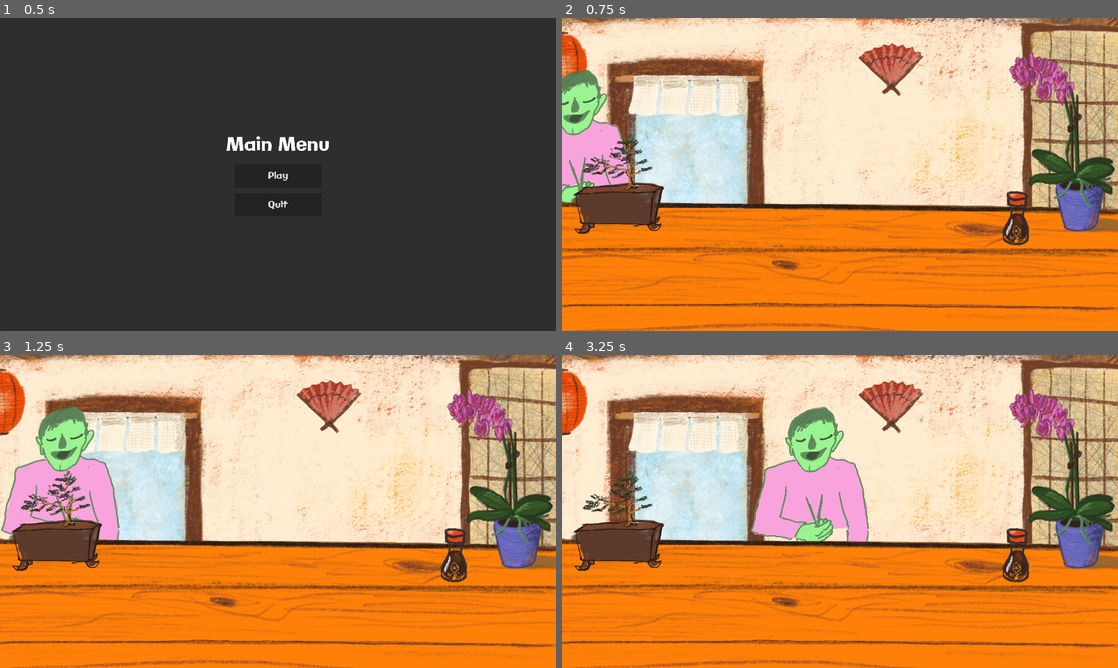
Above: before the commit, frames 1-4 (two rows, left to right).
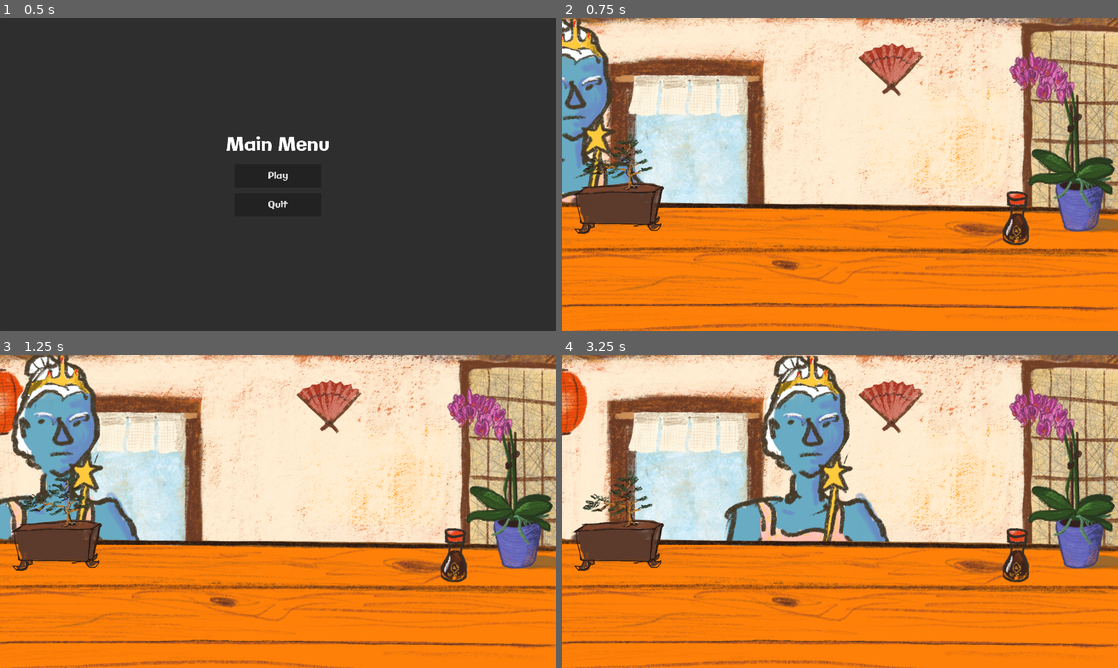
Above: after the commit, the same moments.

Repository: onadirli/secretsushi
Game: Godot game, scene res://scenes/menus/main_menu.tscn
Two runs of this game, one before a commit and one after it. Both use one fixed random seed, a clock stepped at 60 frames per second and the inputs below.
Inputs (mouse positions are in pixels of both pictures, inside the frame that each line leads up to):
- Up to frame 1 (0.5 s): no input
- Up to frame 2 (0.75 s): click "Play" at 0.5 s
- Up to frame 3 (1.25 s): no input
- Up to frame 4 (3.25 s): tap Enter at 1.25 s; move the mouse to (962, 495) at 1.27 s; click (962, 495) at 1.42 s; tap Space (chop) at 1.52, 2.27 s; move the mouse to (728, 527) at 2.02 s; click (728, 527) at 2.17 s; move the mouse to (895, 442) at 2.77 s; click (895, 442) at 2.92 s

Frame 1 is identical in both runs. In frame 2, 4.9% of the frame differs, in the area x 0-16%, y 0-60%; in frame 3, 8.5%; in frame 4, 10%, in the area x 29-59%, y 0-61%.

Commit message:
adds endgame states

Diff:
--- a/scenes/customer_queue.gd
+++ b/scenes/customer_queue.gd
@@ -9,9 +9,18 @@
 	preload("res://scenes/chop/chop.tscn"),
 	preload("res://scenes/chopper/board.tscn")
 ]
+
+var customers: Array[CustomerSprites] = [
+	preload("res://custom_resources/devon.tres"),
+	preload("res://custom_resources/princess_puddles.tres"),
+	preload("res://custom_resources/rahul.tres"),
+	preload("res://custom_resources/skelex.tres"),
+	preload("res://custom_resources/thief.tres"),
+]
+
 const aquarium = preload("res://scenes/aquarium/aquarium.tscn")
 const animated_label = preload("res://scenes/animated_label.tscn")
-var curr_customer = null
+var curr_customer = 0
 
 var game_state: State = State.CustomerWalkingIn
 var minigame = null
@@ -21,9 +30,9 @@
 
 # Called when the node enters the scene tree for the first time.
 func _ready() -> void:
-	curr_customer = $Customer
 	Signals.minigame_over.connect(minigame_over)
 	minigame = $RiceGame
+	make_new_customer()
 
 # Called every frame. 'delta' is the elapsed time since the previous frame.
 func _process(delta: float) -> void:
@@ -42,8 +51,8 @@
 		if p == CUSTOMER_END_PROGRESS:
 			progress_game_state()
 
-	curr_customer.position = $CustomerPath/Follower.position
-	#if curr_customer_target_progress == CUSTOMER_CENTER_PROGRESS:
+	$Customer.position = $CustomerPath/Follower.position
+	#if $Customer_target_progress == CUSTOMER_CENTER_PROGRESS:
 
 
 func camera_down():
@@ -53,7 +62,6 @@
 func camera_up():
 	var t = create_tween()
 	t.tween_property($Camera2D, "position", $CameraStartingPosition.position, 0.5)
-	t.tween_callback(progress_game_state)
 
 
 func progress_game_state():
@@ -70,6 +78,7 @@
 				curr_minigame = 0
 				new_day()
 				minigames.shuffle()
+				customers.shuffle()
 
 
 			$CustomerPath/Follower.progress = 0
@@ -98,8 +107,9 @@
 	$Camera2D.add_child(l)
 
 func make_new_customer():
-	#TODO
-	pass
+	curr_customer += 1
+	$Customer.texture = customers[curr_customer].walk
+	$Camera2D/OppPortrait.texture = customers[curr_customer].portrait
 
 func make_new_minigame():
 	var scene = minigames[curr_minigame]
@@ -114,11 +124,34 @@
 	add_child(s)
 	minigame = s
 
+func delete_minigame():
+	if minigame != null:
+		minigame.queue_free()
 
 func minigame_over(score: int):
 	if game_state != State.CookingMinigame:
 		return
-	if minigame != null:
-		minigame.queue_free()
+
+	if score == 0:
+		$Camera2D/ResultBackground.texture = preload("res://assets/img/red_background.png")
+		$Camera2D/ResultText.texture = preload("res://assets/img/failure.png")
+	elif score == 1:
+		$Camera2D/ResultBackground.texture = preload("res://assets/img/purple_background.png")
+		$Camera2D/ResultText.texture = preload("res://assets/img/success.png")
+	elif score == 2:
+		$Camera2D/ResultBackground.texture = preload("res://assets/img/green_background.png")
+		$Camera2D/ResultText.texture = preload("res://assets/img/perfect.png")
+
+	$AnimationPlayer.play("AnimateResult")
 	progress_game_state()
-	camera_up()
+
+	if score == 0:
+		await get_tree().create_timer(4.0).timeout
+
+		var loss = load("res://scenes/loss.tscn")
+		get_tree().change_scene_to_packed(loss)
+	elif day == 2 && curr_minigame == 3:
+		await get_tree().create_timer(4.0).timeout
+
+		var victory = load("res://scenes/victory.tscn")
+		get_tree().change_scene_to_packed(victory)
--- a/scenes/customer_queue.tscn
+++ b/scenes/customer_queue.tscn
@@ -8,6 +8,8 @@
 [ext_resource type="Texture2D" uid="uid://dopodsystbl7j" path="res://assets/img/characters/player_portrait.png" id="5_ubp3a"]
 [ext_resource type="Texture2D" uid="uid://q4haiqp2w3f2" path="res://assets/img/characters/queen_portrait.png" id="6_mdg45"]
 [ext_resource type="Texture2D" uid="uid://kfsb8a7hmr5w" path="res://assets/img/characters/VS.png" id="8_7ccpp"]
+[ext_resource type="Texture2D" uid="uid://xv2e718yb72v" path="res://assets/img/purple_background.png" id="8_xhcb0"]
+[ext_resource type="Texture2D" uid="uid://blos72568tqx6" path="res://assets/img/perfect.png" id="9_xhsxg"]
 
 [sub_resource type="Animation" id="Animation_y7wly"]
 resource_name = "AnimateVS"
@@ -203,9 +205,154 @@
 "update": 0,
 "values": [Vector2(1076, 1806)]
 }
+tracks/7/type = "value"
+tracks/7/imported = false
+tracks/7/enabled = true
+tracks/7/path = NodePath("ResultBackground:modulate")
+tracks/7/interp = 1
+tracks/7/loop_wrap = true
+tracks/7/keys = {
+"times": PackedFloat32Array(0),
+"transitions": PackedFloat32Array(1),
+"update": 0,
+"values": [Color(1, 1, 1, 0)]
+}
+tracks/8/type = "value"
+tracks/8/imported = false
+tracks/8/enabled = true
+tracks/8/path = NodePath("ResultPlayerPortrait:modulate")
+tracks/8/interp = 1
+tracks/8/loop_wrap = true
+tracks/8/keys = {
+"times": PackedFloat32Array(0),
+"transitions": PackedFloat32Array(1),
+"update": 0,
+"values": [Color(1, 1, 1, 0)]
+}
+tracks/9/type = "value"
+tracks/9/imported = false
+tracks/9/enabled = true
+tracks/9/path = NodePath("ResultPlayerPortrait:position")
+tracks/9/interp = 1
+tracks/9/loop_wrap = true
+tracks/9/keys = {
+"times": PackedFloat32Array(0),
+"transitions": PackedFloat32Array(1),
+"update": 0,
+"values": [Vector2(-841, 37)]
+}
+tracks/10/type = "value"
+tracks/10/imported = false
+tracks/10/enabled = true
+tracks/10/path = NodePath("ResultText:modulate")
+tracks/10/interp = 1
+tracks/10/loop_wrap = true
+tracks/10/keys = {
+"times": PackedFloat32Array(0),
+"transitions": PackedFloat32Array(1),
+"update": 0,
+"values": [Color(1, 1, 1, 0)]
+}
+tracks/11/type = "value"
+tracks/11/imported = false
+tracks/11/enabled = true
+tracks/11/path = NodePath("ResultText:position")
+tracks/11/interp = 1
+tracks/11/loop_wrap = true
+tracks/11/keys = {
+"times": PackedFloat32Array(0),
+"transitions": PackedFloat32Array(1),
+"update": 0,
+"values": [Vector2(654, -1)]
+}
+
+[sub_resource type="Animation" id="Animation_66nwe"]
+resource_name = "AnimateResult"
+length = 4.0
+tracks/0/type = "value"
+tracks/0/imported = false
+tracks/0/enabled = true
+tracks/0/path = NodePath("ResultBackground:modulate")
+tracks/0/interp = 1
+tracks/0/loop_wrap = true
+tracks/0/keys = {
+"times": PackedFloat32Array(0, 0.766667, 3.26667, 4),
+"transitions": PackedFloat32Array(1, 1, 1, 1),
+"update": 0,
+"values": [Color(1, 1, 1, 0), Color(1, 1, 1, 1), Color(1, 1, 1, 1), Color(1, 1, 1, 0)]
+}
+tracks/1/type = "value"
+tracks/1/imported = false
+tracks/1/enabled = true
+tracks/1/path = NodePath("ResultPlayerPortrait:modulate")
+tracks/1/interp = 1
+tracks/1/loop_wrap = true
+tracks/1/keys = {
+"times": PackedFloat32Array(0, 0.766667, 3.26667, 4),
+"transitions": PackedFloat32Array(1, 1, 1, 1),
+"update": 0,
+"values": [Color(1, 1, 1, 0), Color(1, 1, 1, 1), Color(1, 1, 1, 1), Color(1, 1, 1, 0)]
+}
+tracks/2/type = "value"
+tracks/2/imported = false
+tracks/2/enabled = true
+tracks/2/path = NodePath("ResultPlayerPortrait:position")
+tracks/2/interp = 1
+tracks/2/loop_wrap = true
+tracks/2/keys = {
+"times": PackedFloat32Array(0, 0.766667, 3.26667, 4),
+"transitions": PackedFloat32Array(1, 1, 1, 1),
+"update": 0,
+"values": [Vector2(-841, 37), Vector2(-462, 37), Vector2(-306, 37), Vector2(440, 37)]
+}
+tracks/3/type = "value"
+tracks/3/imported = false
+tracks/3/enabled = true
+tracks/3/path = NodePath("ResultText:modulate")
+tracks/3/interp = 1
+tracks/3/loop_wrap = true
+tracks/3/keys = {
+"times": PackedFloat32Array(0, 0.766667, 3.26667, 4),
+"transitions": PackedFloat32Array(1, 1, 1, 1),
+"update": 0,
+"values": [Color(1, 1, 1, 0), Color(1, 1, 1, 1), Color(1, 1, 1, 1), Color(1, 1, 1, 0)]
+}
+tracks/4/type = "value"
+tracks/4/imported = false
+tracks/4/enabled = true
+tracks/4/path = NodePath("ResultText:position")
+tracks/4/interp = 1
+tracks/4/loop_wrap = true
+tracks/4/keys = {
+"times": PackedFloat32Array(0, 0.766667, 3.26667, 4),
+"transitions": PackedFloat32Array(1, 1, 1, 1),
+"update": 0,
+"values": [Vector2(654, -1), Vector2(39, -1), Vector2(-77, -1), Vector2(-1088, -1)]
+}
+tracks/5/type = "method"
+tracks/5/imported = false
+tracks/5/enabled = true
+tracks/5/path = NodePath("..")
+tracks/5/interp = 1
+tracks/5/loop_wrap = true
+tracks/5/keys = {
+"times": PackedFloat32Array(0.766667, 0.933333, 4),
+"transitions": PackedFloat32Array(1, 1, 1),
+"values": [{
+"args": [],
+"method": &"delete_minigame"
+}, {
+"args": [],
+"method": &"camera_up"
+}, {
+"args": [],
+"method": &"progress_game_state"
+}]
+}
 
 [sub_resource type="AnimationLibrary" id="AnimationLibrary_5i5br"]
 _data = {
+"AnimateResult": SubResource("Animation_66nwe"),
 "AnimateVS": SubResource("Animation_y7wly"),
 "RESET": SubResource("Animation_y5c6w")
 }
@@ -270,6 +417,23 @@
 scale = Vector2(0.634861, 0.634861)
 texture = ExtResource("6_mdg45")
 
+[node name="ResultBackground" type="Sprite2D" parent="Camera2D"]
+modulate = Color(1, 1, 1, 0)
+z_index = 20
+texture = ExtResource("8_xhcb0")
+
+[node name="ResultPlayerPortrait" type="Sprite2D" parent="Camera2D"]
+modulate = Color(1, 1, 1, 0)
+z_index = 21
+position = Vector2(-841, 37)
+texture = ExtResource("5_ubp3a")
+
+[node name="ResultText" type="Sprite2D" parent="Camera2D"]
+modulate = Color(1, 1, 1, 0)
+z_index = 22
+position = Vector2(654, -1)
+texture = ExtResource("9_xhsxg")
+
 [node name="CameraStartingPosition" type="Marker2D" parent="."]
 position = Vector2(960, 540)
 
@@ -282,7 +446,6 @@
 [node name="Customer" type="Sprite2D" parent="."]
 z_index = -4
 position = Vector2(3618, 854)
-scale = Vector2(0.304237, 0.305976)
 texture = ExtResource("2_xye3x")
 
 [node name="CustomerPath" type="Path2D" parent="."]
@@ -299,4 +462,4 @@
 position = Vector2(365, 877)
 
 [node name="FullMinigamePosition" type="Marker2D" parent="."]
-position = Vector2(0, 538)
+position = Vector2(0, 557)
--- /dev/null
+++ b/scenes/loss.gd
@@ -0,0 +1,15 @@
+extends Node2D
+
+
+# Called when the node enters the scene tree for the first time.
+func _ready() -> void:
+	$Button.pressed.connect(back_to_menu)
+
+
+func back_to_menu():
+	var menu = load("res://scenes/menus/main_menu.tscn") as PackedScene
+	get_tree().change_scene_to_packed(menu)
+
+# Called every frame. 'delta' is the elapsed time since the previous frame.
+func _process(delta: float) -> void:
+	pass
--- /dev/null
+++ b/scenes/loss.tscn
@@ -0,0 +1,20 @@
+[gd_scene load_steps=3 format=3 uid="uid://keu0msyihum8"]
+
+[ext_resource type="Script" path="res://scenes/loss.gd" id="1_1ge45"]
+[ext_resource type="Texture2D" uid="uid://dw5y8awxrt6pt" path="res://assets/img/lose_screen.png" id="1_4y7bv"]
+
+[node name="Node2D" type="Node2D"]
+script = ExtResource("1_1ge45")
+
+[node name="LoseScreen" type="Sprite2D" parent="."]
+position = Vector2(960, 540)
+texture = ExtResource("1_4y7bv")
+
+[node name="Button" type="Button" parent="."]
+custom_minimum_size = Vector2(200, 100)
+offset_left = 598.0
+offset_top = 924.0
+offset_right = 855.0
+offset_bottom = 1024.0
+theme_override_font_sizes/font_size = 32
+text = "Try again"
--- /dev/null
+++ b/scenes/victory.tscn
@@ -0,0 +1,25 @@
+[gd_scene load_steps=3 format=3 uid="uid://clhsboe58d8ho"]
+
+[ext_resource type="Texture2D" uid="uid://b7478gr5cku3s" path="res://assets/img/win_screen.png" id="1_w3f6x"]
+[ext_resource type="Texture2D" uid="uid://cusuob2vl4sv8" path="res://assets/img/key.png" id="2_a2rxx"]
+
+[node name="Victory" type="Node2D"]
+position = Vector2(963, 544)
+
+[node name="WinScreen" type="Sprite2D" parent="."]
+position = Vector2(-3, -4)
+texture = ExtResource("1_w3f6x")
+
+[node name="Key" type="Sprite2D" parent="."]
+position = Vector2(3, -294)
+texture = ExtResource("2_a2rxx")
+
+[node name="Label" type="Label" parent="."]
+offset_left = 206.0
+offset_top = 382.0
+offset_right = 718.0
+offset_bottom = 590.0
+theme_override_font_sizes/font_size = 24
+text = "Game by Kush Patel, Kyle T. Randall, Orkhan Nadirli and Sean Lee. Thanks for playing :)
+"
+autowrap_mode = 2
Binary file added: assets/img/failure.png
Not shown, added: assets/img/failure.png.import
Binary file added: assets/img/green_background.png
Not shown, added: assets/img/green_background.png.import
Binary file added: assets/img/key.png
Not shown, added: assets/img/key.png.import
Binary file added: assets/img/lose_screen.png
Not shown, added: assets/img/lose_screen.png.import
Binary file added: assets/img/perfect.png
Not shown, added: assets/img/perfect.png.import
Binary file added: assets/img/purple_background.png
Not shown, added: assets/img/purple_background.png.import
(and 7 more such lines)
